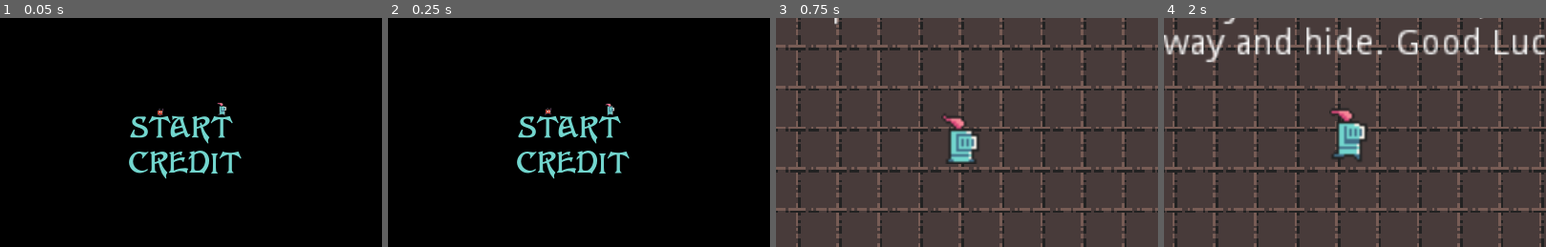
Above: before the commit, frames 1-4 (left to right).
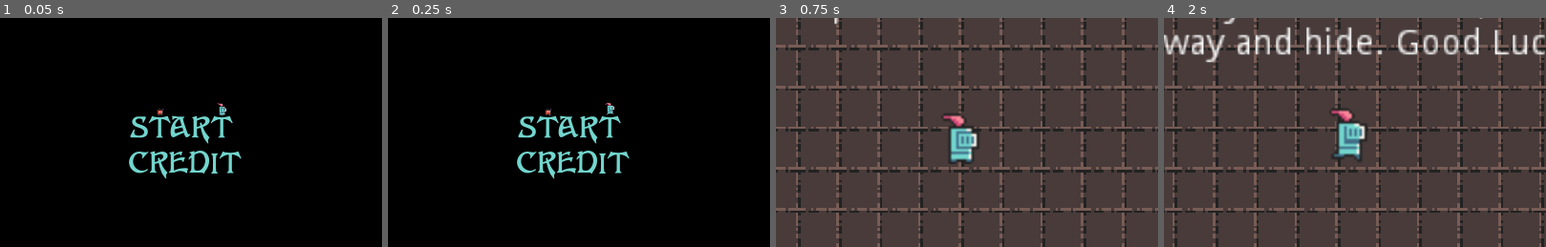
Above: after the commit, the same moments.

Repository: Narrop/Jame-Gam
Game: Godot game, scene res://scenes/menu/menu.tscn
The game is run twice, just before and just after one commit, with the same random seed, the same clock (stepped at 60 frames per second) and the same inputs.
Inputs (mouse positions are % of the whole screen's width and height, from its top left):
- Up to frame 1 (0.05 s): no input
- Up to frame 2 (0.25 s): no input
- Up to frame 3 (0.75 s): click "START" at 0.5 s
- Up to frame 4 (2 s): tap Enter (ui_accept) at 1.25, 1.52 s; move the mouse to (72, 45) at 1.27 s; hold Right (ui_right) from 1.28 s (still down)
The pictures show only the part of the screen within x 26-76%, y 26-76%; the shares and areas given below are measured in that part.

The runs differ from the first frame. In frame 1, less than 0.1% of the frame differs, in the area x 41-60%, y 37-43%; in frame 2, less than 0.1%; in frame 3, 0.8%, in the area x 44-53%, y 41-64%; in frame 4, nothing differs.

Commit message:
aze

Diff:
--- a/scenes/levels/level1.tscn
+++ b/scenes/levels/level1.tscn
@@ -9,6 +9,7 @@
 
 [sub_resource type="InputEventAction" id=6]
 action = "ui_cancel"
+pressed = true
 
 [sub_resource type="ShortCut" id=23]
 shortcut = SubResource( 6 )
--- a/scenes/levels/level2.tscn
+++ b/scenes/levels/level2.tscn
@@ -722,3 +722,5 @@
 
 [node name="time" parent="Node2D" instance=ExtResource( 6 )]
 position = Vector2( 1384, 184 )
+
+[connection signal="pressed" from="echap" to="." method="_on_echap_pressed"]
--- a/scenes/menu/menu.tscn
+++ b/scenes/menu/menu.tscn
@@ -170,13 +170,12 @@
 [node name="knight" type="AnimatedSprite" parent="."]
 position = Vector2( 658, 327 )
 frames = SubResource( 13 )
-frame = 2
+frame = 3
 playing = true
 
 [node name="demon" type="AnimatedSprite" parent="."]
 position = Vector2( 560, 333 )
 frames = SubResource( 14 )
-frame = 3
 playing = true
 
 [node name="button_pressed" type="AudioStreamPlayer" parent="." groups=["SOUND_EFFECT"]]
--- a/scenes/player/player.tscn
+++ b/scenes/player/player.tscn
@@ -58,7 +58,6 @@
 [node name="AnimatedSprite" type="AnimatedSprite" parent="."]
 frames = SubResource( 2 )
 animation = "standing"
-frame = 1
 playing = true
 
 [node name="detector" type="Area2D" parent="."]
--- a/scenes/time/time.tscn
+++ b/scenes/time/time.tscn
@@ -41,6 +41,7 @@
 [node name="AnimatedSprite" type="AnimatedSprite" parent="."]
 frames = SubResource( 3 )
 animation = "running"
+frame = 3
 playing = true
 
 [node name="DetectRadius" type="Area2D" parent="."]
--- a/scenes/time/time2.tscn
+++ b/scenes/time/time2.tscn
@@ -42,7 +42,7 @@
 [node name="AnimatedSprite" type="AnimatedSprite" parent="."]
 frames = SubResource( 1 )
 animation = "running"
-frame = 3
+frame = 2
 playing = true
 
 [node name="DetectRadius" type="Area2D" parent="."]
--- a/scenes/time/time3.tscn
+++ b/scenes/time/time3.tscn
@@ -42,7 +42,6 @@
 [node name="AnimatedSprite" type="AnimatedSprite" parent="."]
 frames = SubResource( 1 )
 animation = "running"
-frame = 1
 playing = true
 
 [node name="DetectRadius" type="Area2D" parent="."]
